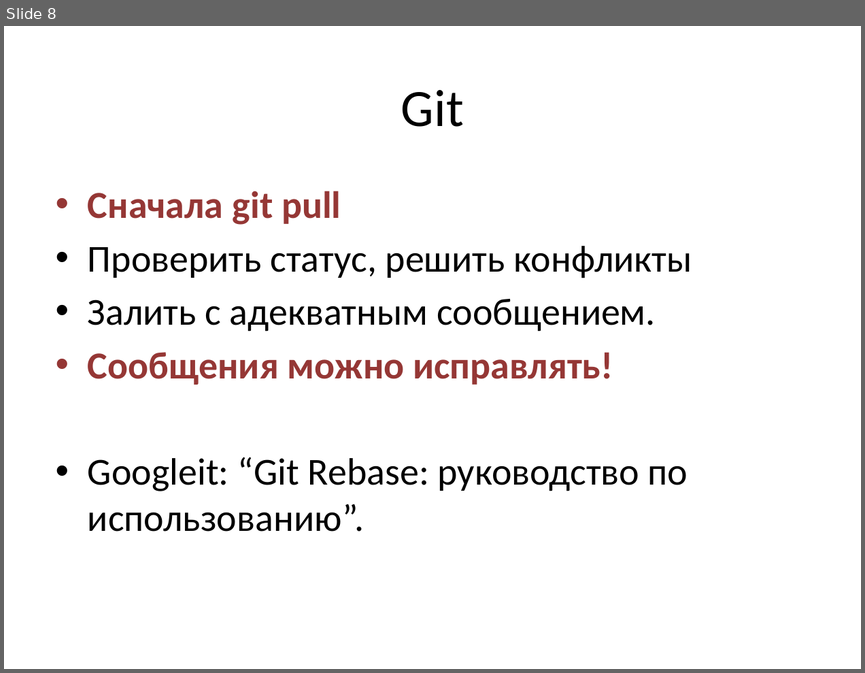
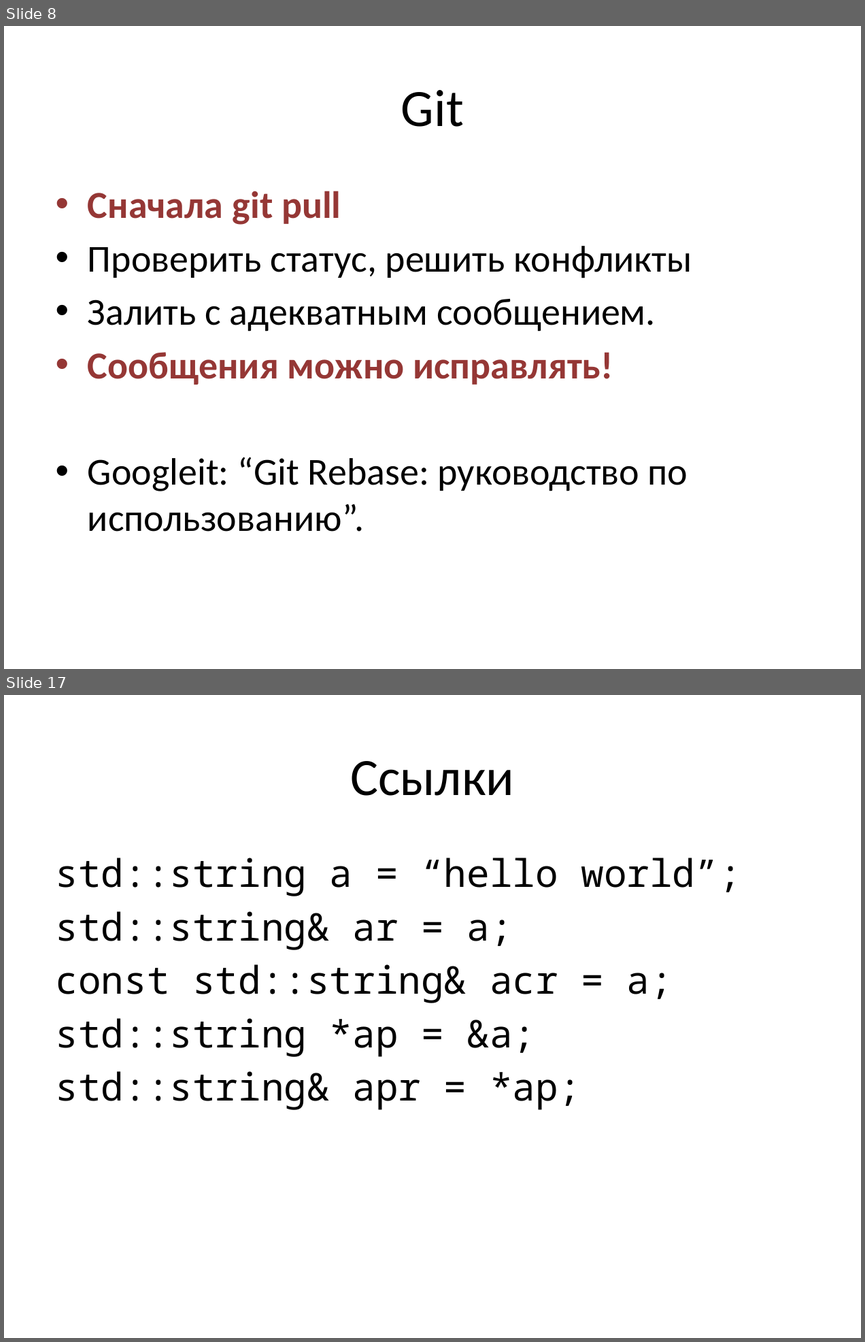
Before and after one commit to tscherkas/cpp_craft_1013, a slide deck: lections/cpp_craft_lec_1_part_1.pptx. Shown one above the other, each under a label of ours: slide 8 before the commit, slides 8 and 17 after it; the slides between them are not shown. The pictures are 865x673 and 865x1342 pixels, drawn with LibreOffice and Linux fonts; fonts in the diff are those of the drawing. Boxes give left, top, right and bottom in pixels: in the first picture for what was removed or moved away, otherwise in the second. Text is boxed around its words. In the diff, an @@ line names an element or a change of style, - is before the commit and + after.

```diff
--- a/lections/cpp_craft_lec_1_part_1.pptx
+++ b/lections/cpp_craft_lec_1_part_1.pptx
@@ slide 17 added at <box>4,695,861,1338</box>, background #FFFFFF @@
@@ title added at <box>350,761,514,796</box>, 44 pt, text #000000 @@
+Ссылки
@@ text added at <box>56,858,740,1110</box>, 32 pt, text #000000 @@
+std::string a = “hello world”;
+std::string& ar = a;
+const std::string& acr = a;
+std::string *ap = &a;
+std::string& apr = *ap;
```
Also in this commit, not shown: 17 other slides added.
